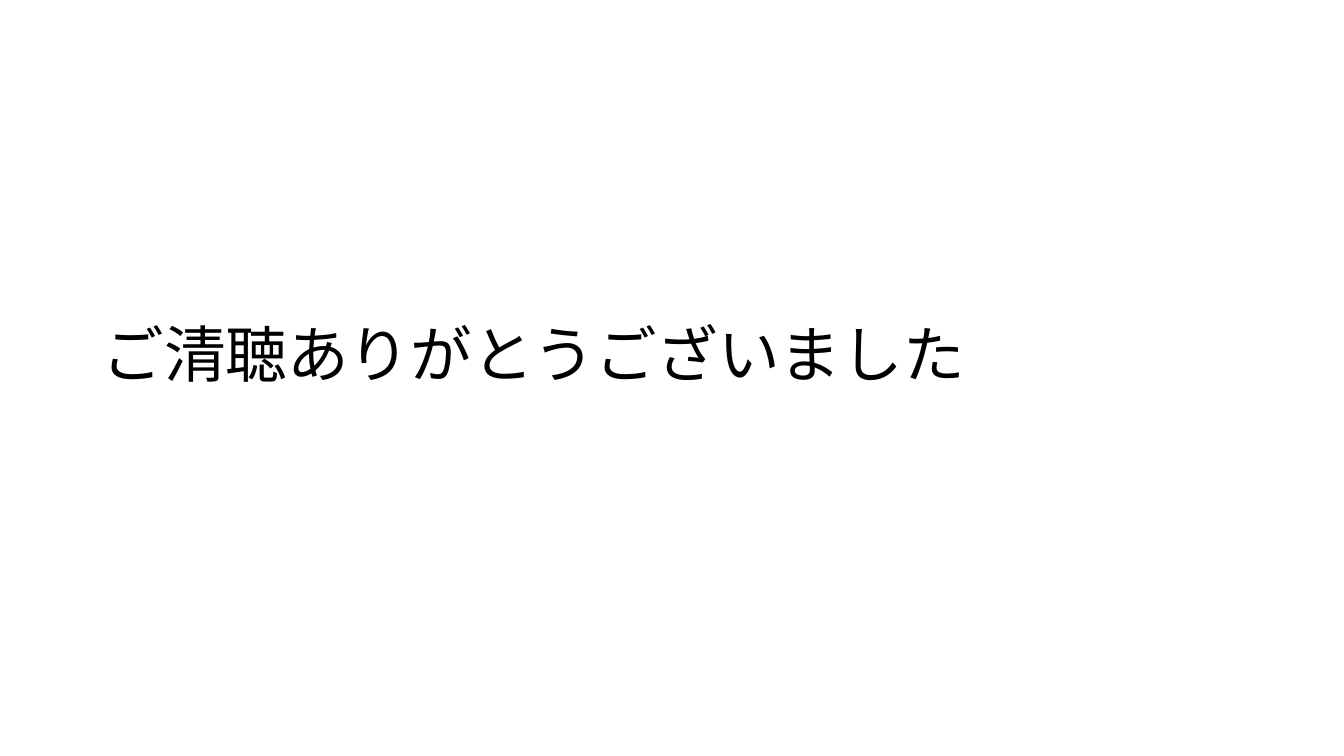
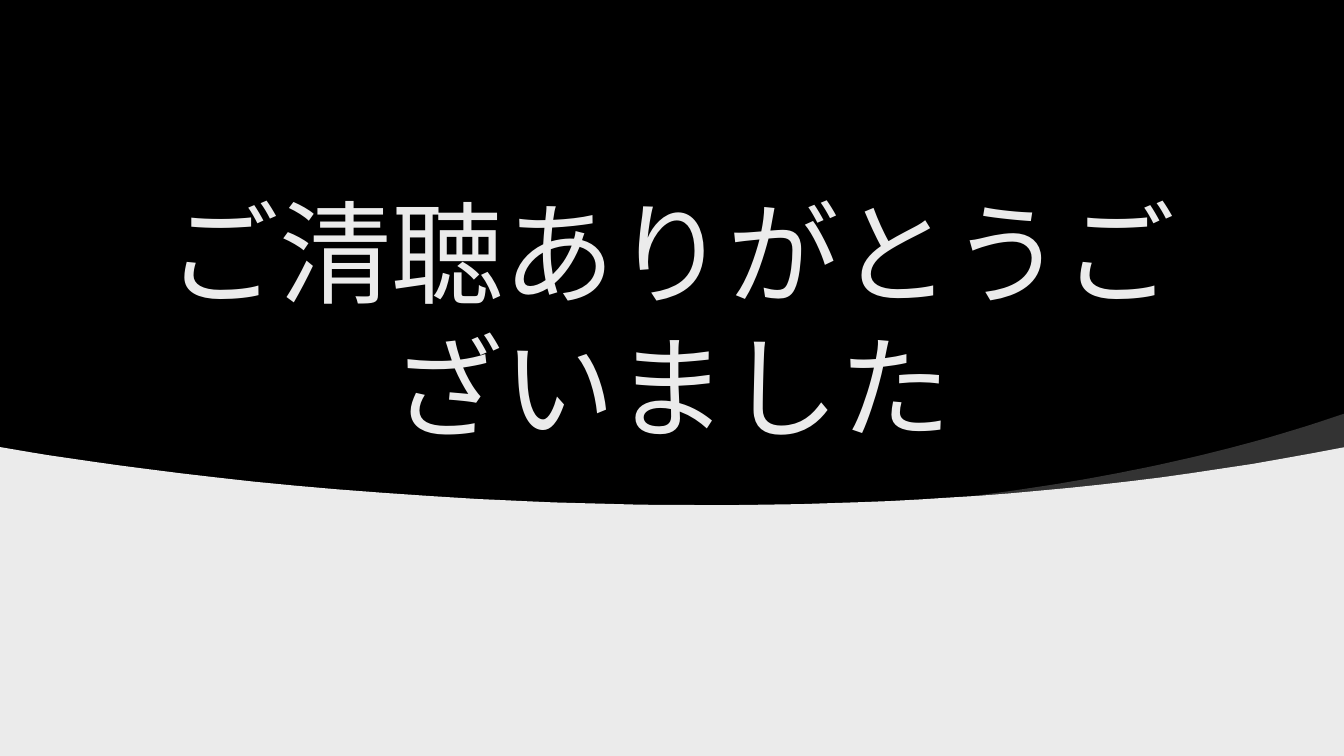
Before and after one commit to murakamiryota0908/flutterMock, a slide deck: slide 6 of プラットフォーム開発プレゼンテーション資料.pptx. Drawn at 1344x756 pixels with LibreOffice and Linux fonts; fonts in the diff are those of the drawing; grey boxes stand for pictures; background and template pictures are left out. Boxes give left, top, right and bottom in pixels: in the first picture for what was removed or moved away, otherwise in the second. Text is boxed around its words. In the diff, an @@ line names an element or a change of style, - is before the commit and + after.

```diff
--- a/プラットフォーム開発プレゼンテーション資料.pptx
+++ b/プラットフォーム開発プレゼンテーション資料.pptx
@@ background #FFFFFF to picture (left out) @@
@@ rectangle added at box(0, 0, 1344, 521), fill #000000 @@
@@ picture added at box(882, 0, 1059, 126) @@
@@ rectangle added at box(1150, 0, 1226, 126), fill #B01513 @@
@@ title "ご清聴ありがとうございました": place and size @@
-title "ご清聴ありがとうございました" at box(102, 324, 964, 382)
+title "ご清聴ありがとうございました" at box(168, 200, 1176, 435)
@@ title "ご清聴ありがとうございました" at box(168, 200, 1176, 435): size 44 to 80 pt, font Noto Sans CJK JP to TeX Gyre Adventor, text colour #000000 to #EBEBEB; alignment left to centre; line spacing 0.9 to 1; vertical alignment middle to bottom @@
@@ picture added at box(0, 294, 445, 756) @@
@@ picture added at box(0, 319, 167, 580) @@
@@ freeform shape added at box(962, 414, 1344, 505), fill #FFFFFF at 20% opacity @@
@@ freeform shape added at box(0, 448, 1344, 756), fill #EBEBEB @@
@@ picture added at box(949, 673, 1059, 756) @@
```
Also in this commit, not shown: 5 other slides changed, 4 other files.
